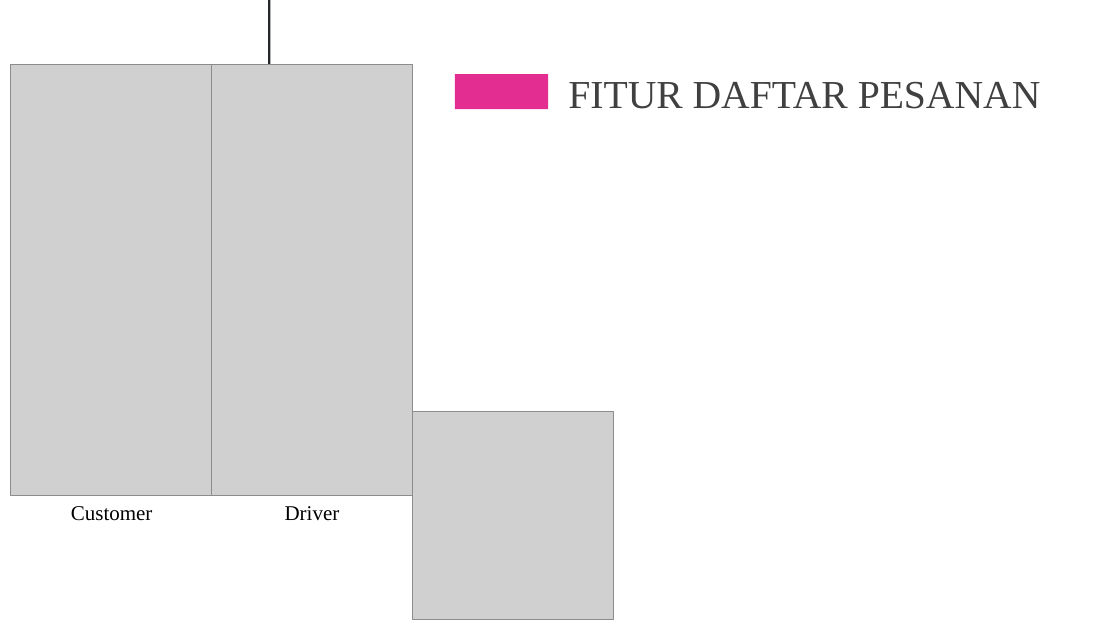
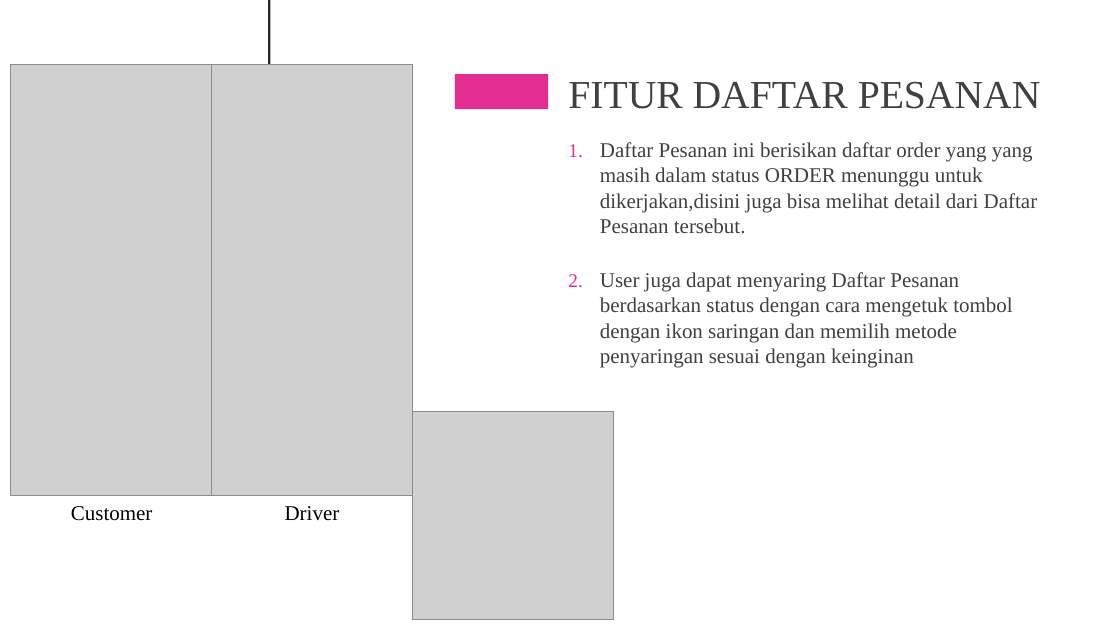
Before and after one commit to palindungan/file_penting_cadangan, a slide deck: slide 10 of PKL Industri 2020/magang_ppt.pptx (slide 9 before the commit). Drawn at 1120x630 pixels with LibreOffice and Linux fonts; fonts in the diff are those of the drawing; grey boxes stand for pictures. Boxes give left, top, right and bottom in pixels: in the first picture for what was removed or moved away, otherwise in the second. Text is boxed around its words. In the diff, an @@ line names an element or a change of style, - is before the commit and + after.

```diff
--- a/PKL Industri 2020/magang_ppt.pptx
+++ b/PKL Industri 2020/magang_ppt.pptx
@@ text added at <box>600,142,1038,368</box>, 18 pt, text #404040 @@
+1. Daftar Pesanan ini berisikan daftar order yang yang masih dalam status ORDER menunggu untuk dikerjakan,disini juga bisa melihat detail dari Daftar Pesanan tersebut.
+2. User juga dapat menyaring Daftar Pesanan berdasarkan status dengan cara mengetuk tombol dengan ikon saringan dan memilih metode penyaringan sesuai dengan keinginan
```
Also in this commit, not shown: 8 other slides changed, 1 slide added, 1 other file.
